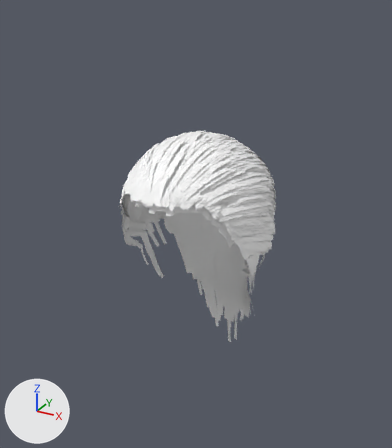
What one commit did to the glTF model models/astronaut/faces/hair_swept.glb.
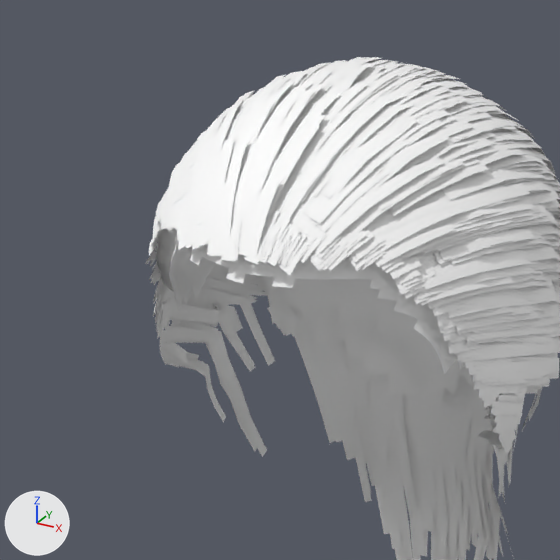
Each version is shown whole from a 50 mm lens placed at (-0.215, -0.492, 2.007), pointed at (-0.5, 0.025, 1.748), then close up on the part from 17% to 69% of the width and 24% to 71% of the height. Lighting does not change. The marker at lower left points along +X, +Y and +Z. The last two pictures show the newer version.

Names of what the first close-up shows: 'Hair'.
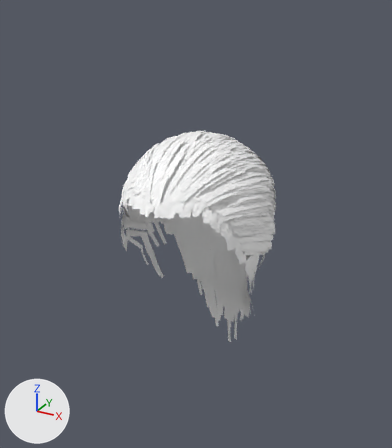
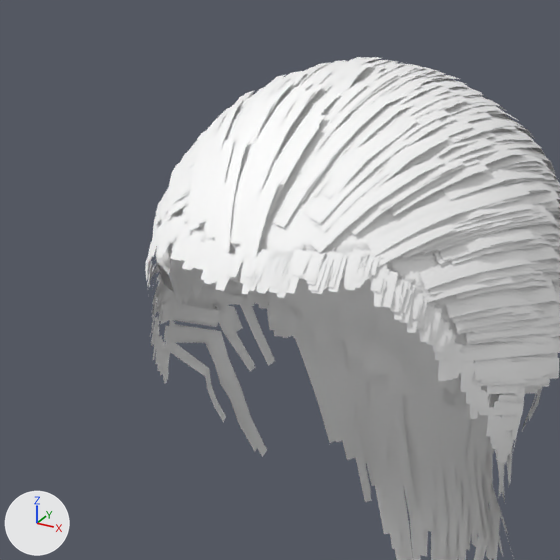
Location of each change, (x1, y1, x2, y2) in pixels of the close-ups (560 x 560 px; the box of a moved part takes in the faces that stretch with it):
part 1 of me_hair, moved or reshaped: before (281, 234, 301, 263); after (274, 259, 288, 288)
part 2 of me_hair, moved or reshaped: before (183, 212, 189, 236); after (175, 234, 192, 261)
part 3 of me_hair, moved or reshaped: before (286, 231, 307, 265); after (269, 262, 290, 294)
part 4 of me_hair, moved or reshaped: before (482, 387, 500, 401); after (478, 392, 489, 415)
part 5 of me_hair, moved or reshaped: before (328, 253, 348, 271); after (324, 266, 333, 289)
part 6 of me_hair, moved or reshaped: before (145, 192, 527, 454); after (145, 214, 525, 463)

What the commit changed:
me_hair has 23083 vertices, 20094 faces and spans x -0.7..-0.3, y -0.187..0.213, z 1.425..2.025.
me_hair is used by ob_hair; location (0.0, 0.0, 0.0).
me_hair part 1: the loose piece of 12 vertices spanning x -0.488..-0.478, y -0.061..-0.054, z 1.804..1.814 is multiplied about its middle by the matrix ((-0.874, 0.062, 0.446), (-0.414, 0.274, -0.849), (-0.178, -0.942, -0.217)), then moved by (0.0, -0.006, -0.008).
me_hair part 2: the loose piece of 12 vertices spanning x -0.534..-0.524, y -0.057..-0.048, z 1.803..1.812 is multiplied about its middle by the matrix ((-0.689, -0.12, -0.708), (0.699, 0.113, -0.699), (0.164, -0.981, 0.006)), then moved by (0.001, -0.006, -0.006).
me_hair part 3: the loose piece of 12 vertices spanning x -0.486..-0.477, y -0.061..-0.053, z 1.803..1.814 is multiplied about its middle by the matrix ((-0.859, 0.075, 0.485), (-0.459, 0.222, -0.848), (-0.173, -0.961, -0.158)), then moved by (-0.001, -0.007, -0.009).
me_hair part 4: the loose piece of 12 vertices spanning x -0.422..-0.417, y -0.013..-0.004, z 1.739..1.747 is multiplied about its middle by the matrix ((0.865, -0.026, 0.522), (-0.516, 0.117, 0.861), (-0.082, -1.003, 0.086)), then moved by (-0.001, -0.004, -0.003).
me_hair part 5: the loose piece of 8 vertices spanning x -0.47..-0.461, y -0.056..-0.049, z 1.802..1.809 is multiplied about its middle by the matrix ((-0.597, 0.1, 0.784), (-0.759, 0.201, -0.603), (-0.22, -0.964, -0.044)), then moved by (-0.001, -0.005, -0.005).
me_hair part 6: 5276 of 23083 vertices moved; they spanned x -0.59..-0.411, y -0.066..0.1, z 1.67..1.82 and now span x -0.59..-0.412, y -0.072..0.1, z 1.671..1.81; mean shift (0.0, -0.005, -0.003); largest move (-0.492, -0.051, 1.82) -> (-0.492, -0.072, 1.793).
